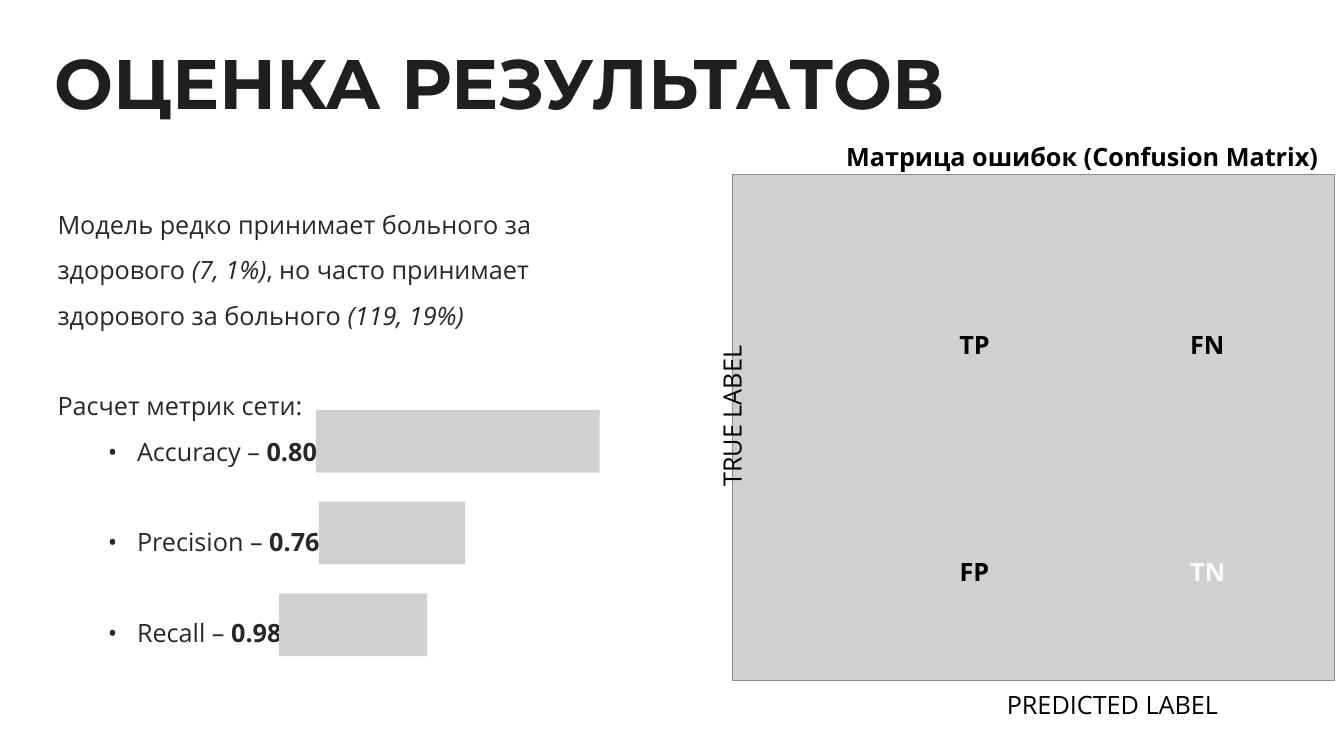
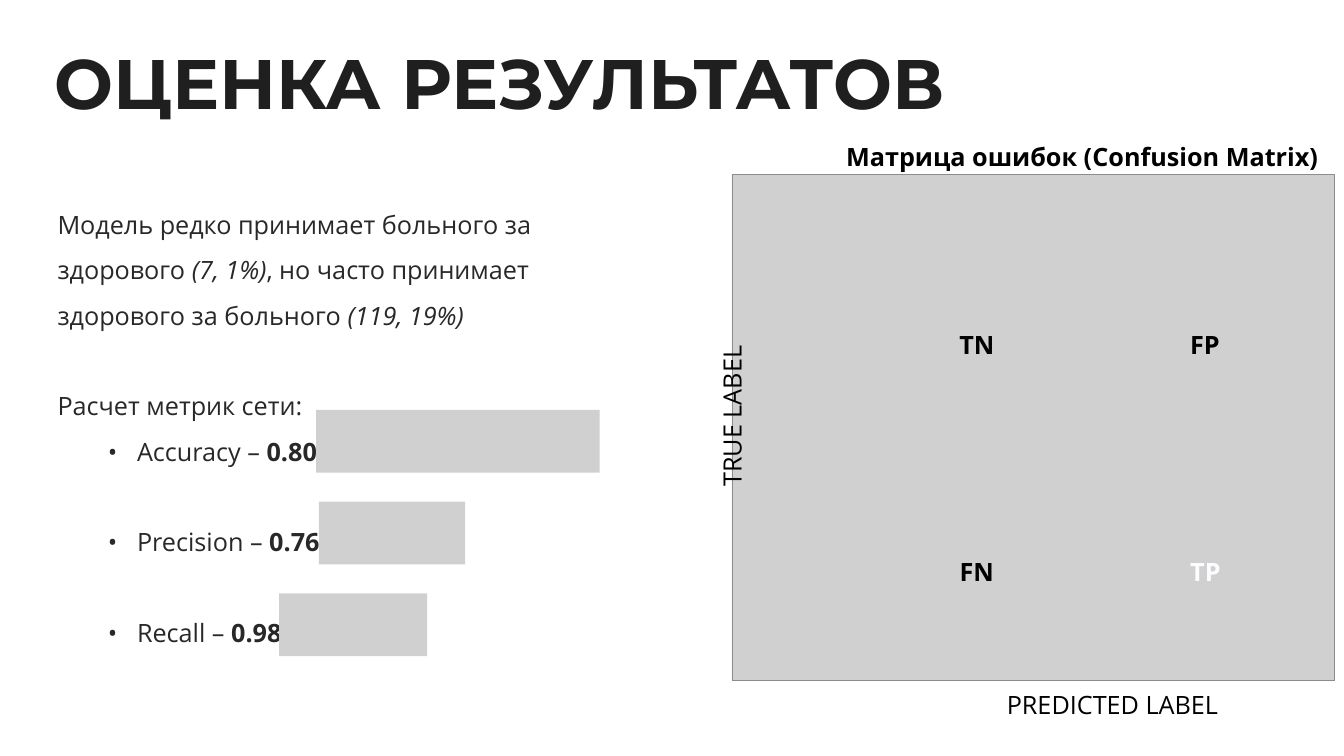
Before and after one commit to dsyt17/works, a slide deck: slide 14 of Курсовая Гончаров презентация.pptx (slide 15 before the commit). Drawn at 1344x756 pixels with LibreOffice and Linux fonts; fonts in the diff are those of the drawing; grey boxes stand for pictures. Boxes give left, top, right and bottom in pixels: in the first picture for what was removed or moved away, otherwise in the second. Text is boxed around its words. In the diff, an @@ line names an element or a change of style, - is before the commit and + after.

```diff
--- a/Курсовая Гончаров презентация.pptx
+++ b/Курсовая Гончаров презентация.pptx
@@ text "TN": place and size @@
-text "TN" at (1190,563,1225,581)
+text "TN" at (959,336,994,354)
@@ text "TN" at (959,336,994,354): text colour #FDFCFF to #000000 @@
@@ text "FP": place and size @@
-text "FP" at (960,563,990,581)
+text "FP" at (1190,336,1220,354)
@@ text "FN": place and size @@
-text "FN" at (1190,336,1224,354)
+text "FN" at (960,563,994,581)
@@ text "TP": place and size @@
-text "TP" at (959,336,989,354)
+text "TP" at (1190,563,1220,581)
@@ text "TP" at (1190,563,1220,581): text colour #000000 to #FDFCFF @@
```
Also in this commit, not shown: 5 other slides changed, 1 slide removed.
